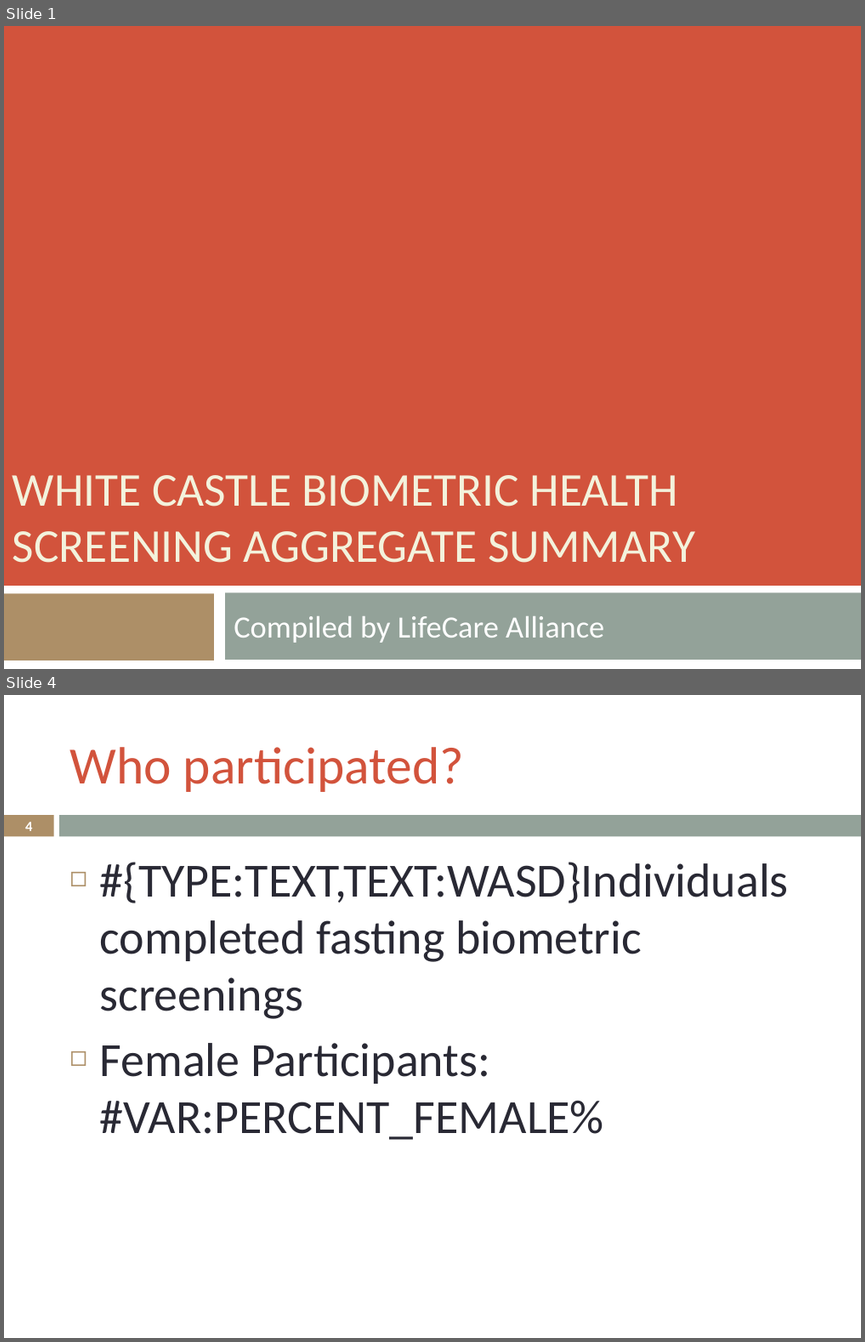
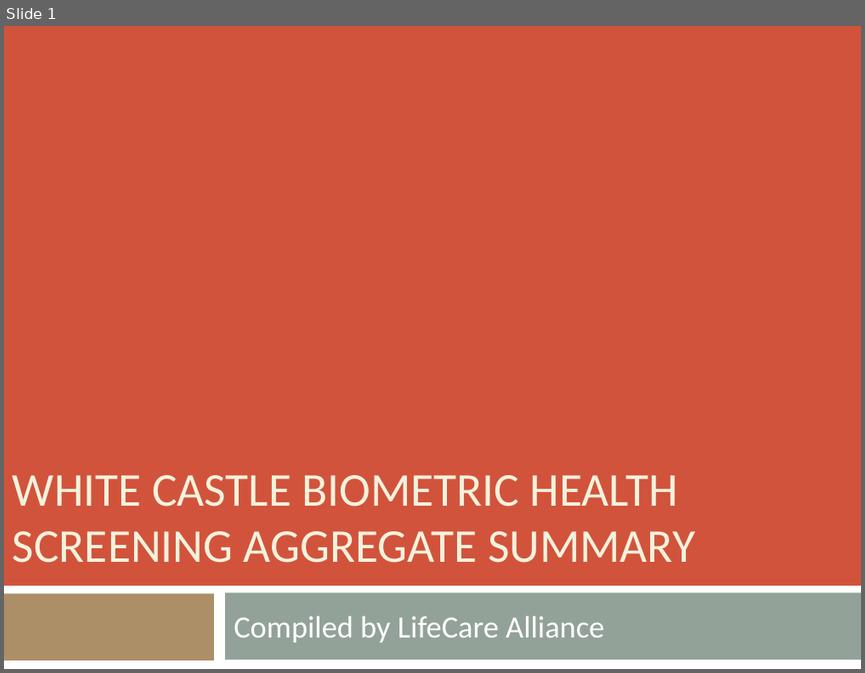
Before and after one commit to LukeSteg/LCABiometric, a slide deck: exampleOutput.pptx. Shown one above the other, each under a label of ours: slides 1 and 4 before the commit, slide 1 after it; the slides between them are not shown. The pictures are 865x1342 and 865x673 pixels, drawn with LibreOffice and Linux fonts; fonts in the diff are those of the drawing. Boxes give left, top, right and bottom in pixels: in the first picture for what was removed or moved away, otherwise in the second. Text is boxed around its words. In the diff, an @@ line names an element or a change of style, - is before the commit and + after.

```diff
--- a/exampleOutput.pptx
+++ b/exampleOutput.pptx
@@ slide 4 removed at (4,695,861,1338), background #FFFFFF @@
@@ title removed at (69,747,464,792) @@
-Who participated?
@@ rectangle removed at (4,815,53,836) @@
@@ page number removed at (25,822,32,831) @@
-4
@@ rectangle removed at (60,815,861,836) @@
@@ text removed at (100,862,789,1140) @@
-◻ #{TYPE:TEXT,TEXT:WASD}Individuals completed fasting biometric screenings
-◻ Female Participants: #VAR:PERCENT_FEMALE%
```
Also in this commit, not shown: 3 slides changed, 1 slide added, 6 other files.
